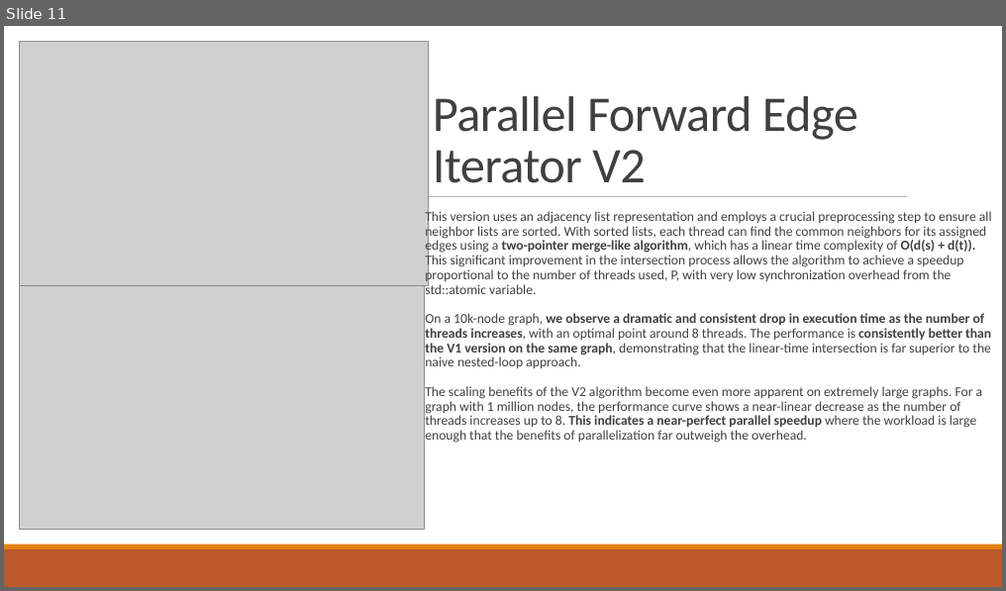
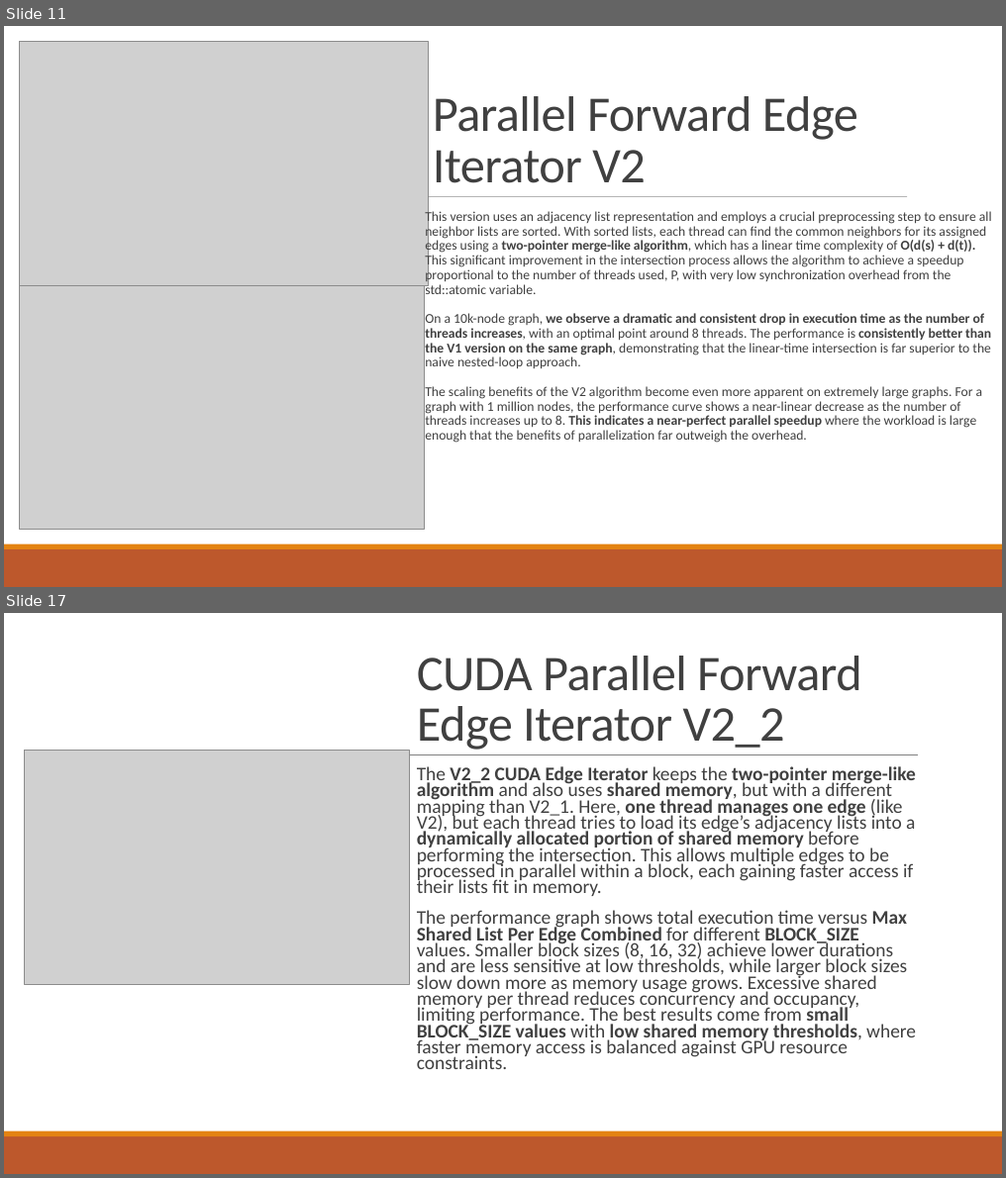
Before and after one commit to RiccardoRevalor/ParallelTriangleCounting, a slide deck: presentation.pptx. Shown one above the other, each under a label of ours: slide 11 before the commit, slides 11 and 17 after it; the slides between them are not shown. The pictures are 1006x591 and 1006x1178 pixels, drawn with LibreOffice and Linux fonts; fonts in the diff are those of the drawing; grey boxes stand for pictures. Boxes give left, top, right and bottom in pixels: in the first picture for what was removed or moved away, otherwise in the second. Text is boxed around its words. In the diff, an @@ line names an element or a change of style, - is before the commit and + after.

Commit message:
CUDA parallel edge added on presentation

```diff
--- a/presentation.pptx
+++ b/presentation.pptx
@@ slide 17 added at (x1=4, y1=613, x2=1002, y2=1174), background #FFFFFF @@
@@ title added at (x1=417, y1=656, x2=862, y2=750), 48 pt, text #404040 @@
+CUDA Parallel Forward Edge Iterator V2_2
@@ picture added at (x1=24, y1=750, x2=409, y2=984) @@
@@ line added from (102, 756) to (918, 756), #808080 0.5 pt @@
@@ text added at (x1=417, y1=766, x2=916, y2=1069), 18.5 pt, text #404040 @@
+  The V2_2 CUDA Edge Iterator keeps the two-pointer merge-like algorithm and also uses shared memory, but with a different mapping than V2_1. Here, one thread manages one edge (like V2), but each thread tries to load its edge’s adjacency lists into a dynamically allocated portion of shared memory before performing the intersection. This allows multiple edges to be processed in parallel within a block, each gaining faster access if their lists fit in memory.
+  The performance graph shows total execution time versus Max Shared List Per Edge Combined for different BLOCK_SIZE values. Smaller block sizes (8, 16, 32) achieve lower durations and are less sensitive at low thresholds, while larger block sizes slow down more as memory usage grows. Excessive shared memory per thread reduces concurrency and occupancy, limiting performance. The best results come from small BLOCK_SIZE values with low shared memory thresholds, where faster memory access is balanced against GPU resource constraints.
@@ rectangle added at (x1=4, y1=1137, x2=1002, y2=1174), fill #BD582C @@
@@ rectangle added at (x1=4, y1=1132, x2=1002, y2=1137), fill #E48312 @@
```
Also in this commit, not shown: 5 other slides added.
